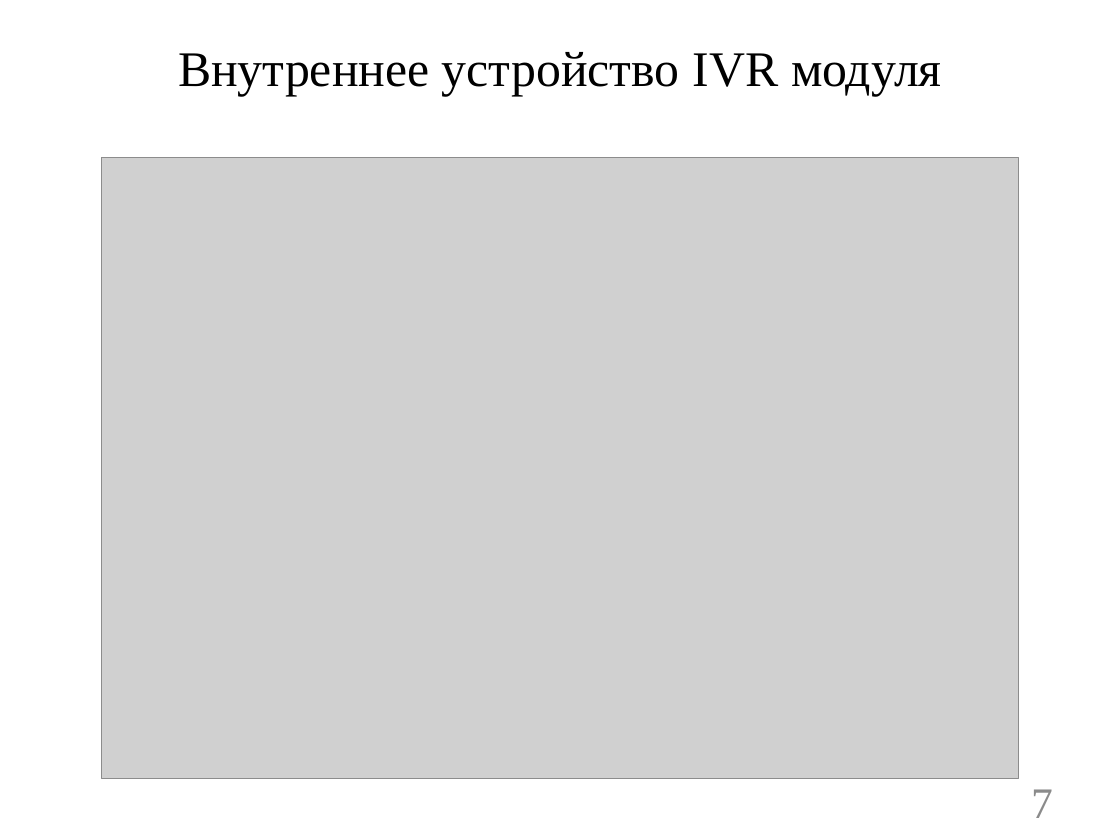
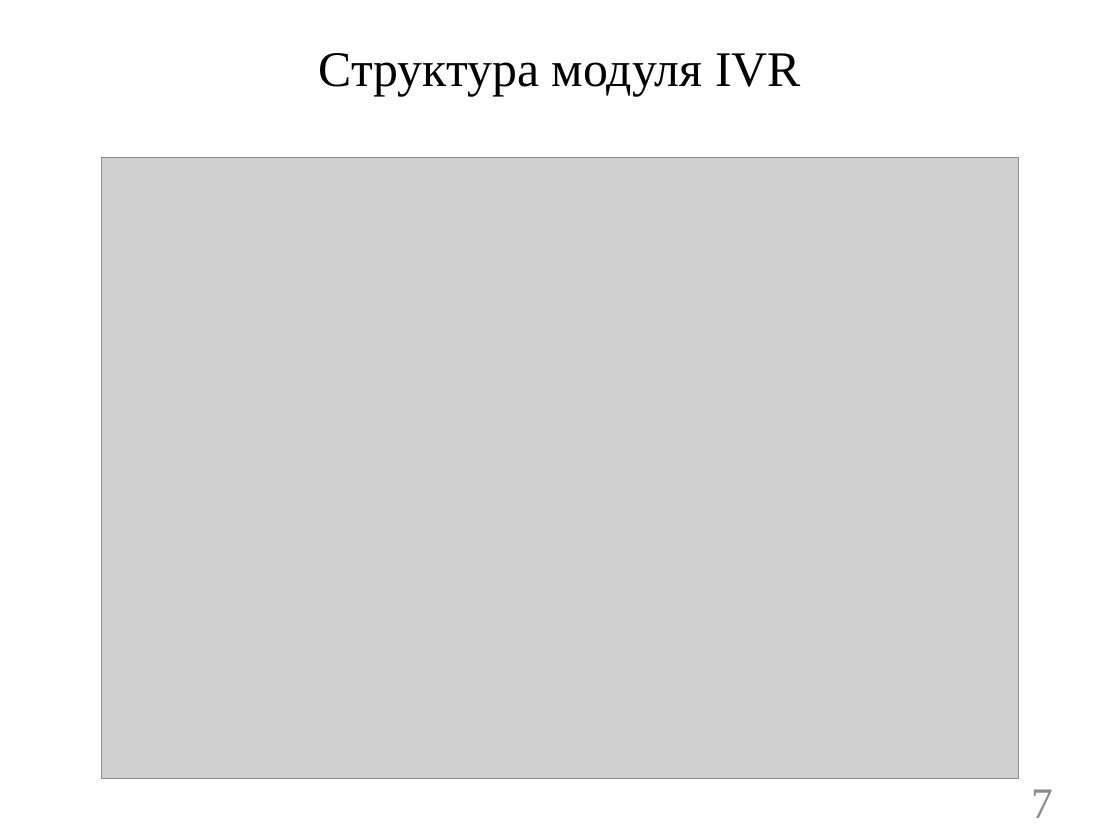
Before and after one commit to ALeschev/tunel, a slide deck: slide 7 of sibsutis/2015/dpl/DPL_pres.pptx. Drawn at 1120x840 pixels with LibreOffice and Linux fonts; fonts in the diff are those of the drawing; grey boxes stand for pictures; background and template pictures are left out. Boxes give left, top, right and bottom in pixels: in the first picture for what was removed or moved away, otherwise in the second. Text is boxed around its words. In the diff, an @@ line names an element or a change of style, - is before the commit and + after.

```diff
--- a/sibsutis/2015/dpl/DPL_pres.pptx
+++ b/sibsutis/2015/dpl/DPL_pres.pptx
@@ title at (319,53,801,96): text changed @@
-Внутреннее устройство IVR модуля
+Структура модуля IVR
```
Also in this commit, not shown: 7 other slides changed, 1 slide added, 2 slides removed, 6 other files.
